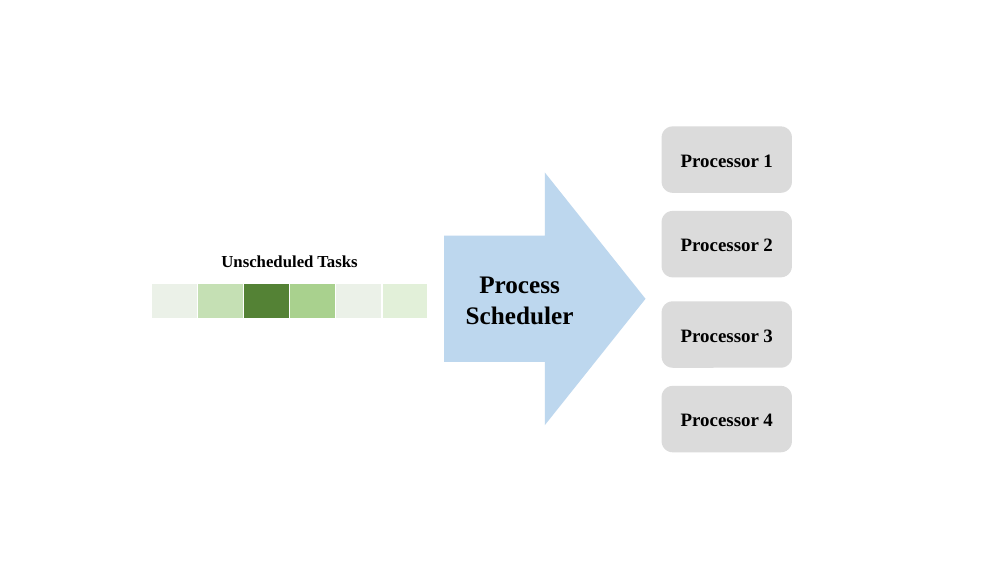
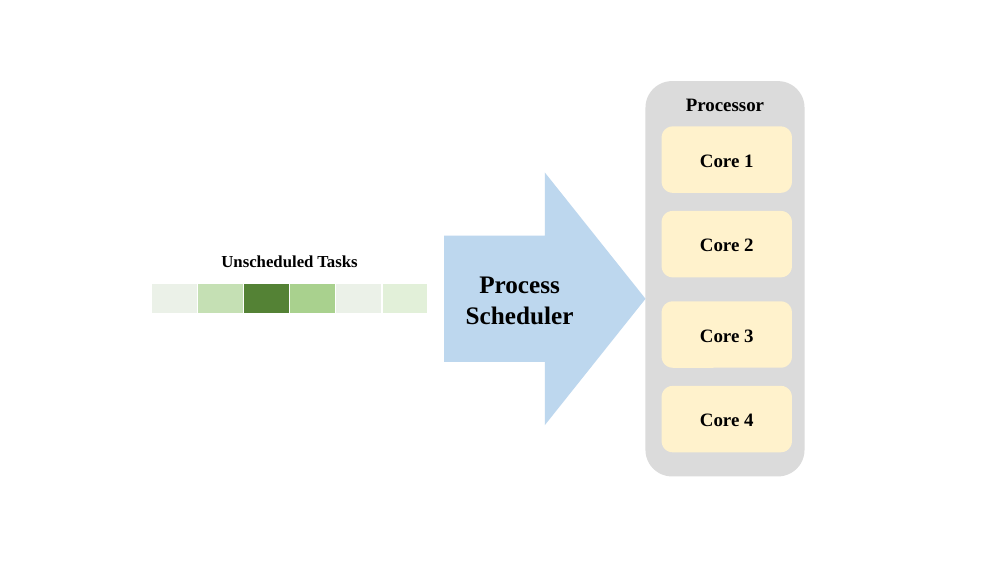
Before and after one commit to LiuYingying0104/AIOS, a slide deck: slide 7 of ML Apply in OS/Graphs/figures.pptx (slide 4 before the commit). Drawn at 1008x567 pixels with LibreOffice and Linux fonts; fonts in the diff are those of the drawing. Boxes give left, top, right and bottom in pixels: in the first picture for what was removed or moved away, otherwise in the second. Text is boxed around its words. In the diff, an @@ line names an element or a change of style, - is before the commit and + after.

```diff
--- a/ML Apply in OS/Graphs/figures.pptx
+++ b/ML Apply in OS/Graphs/figures.pptx
@@ rounded rectangle added at box(646, 81, 805, 476), fill #DBDBDB, 18 pt, text #000000, bold @@
+Processor
@@ text in rounded rectangle at box(700, 154, 753, 168): text changed @@
-Processor 1
+Core 1
@@ text in rounded rectangle at box(700, 238, 753, 252): text changed @@
-Processor 2
+Core 2
@@ text in rounded rectangle at box(700, 329, 753, 343): text changed @@
-Processor 3
+Core 3
@@ fill #DBDBDB to #FFF2CC in 4 elements at box(662, 126, 792, 193), box(662, 211, 792, 278), box(662, 302, 792, 368), box(662, 386, 792, 452) @@
@@ text in rounded rectangle at box(700, 413, 753, 427): text changed @@
-Processor 4
+Core 4
```
Also in this commit, not shown: 2 other slides changed, 7 slides added, 2 slides removed, 5 other files.
